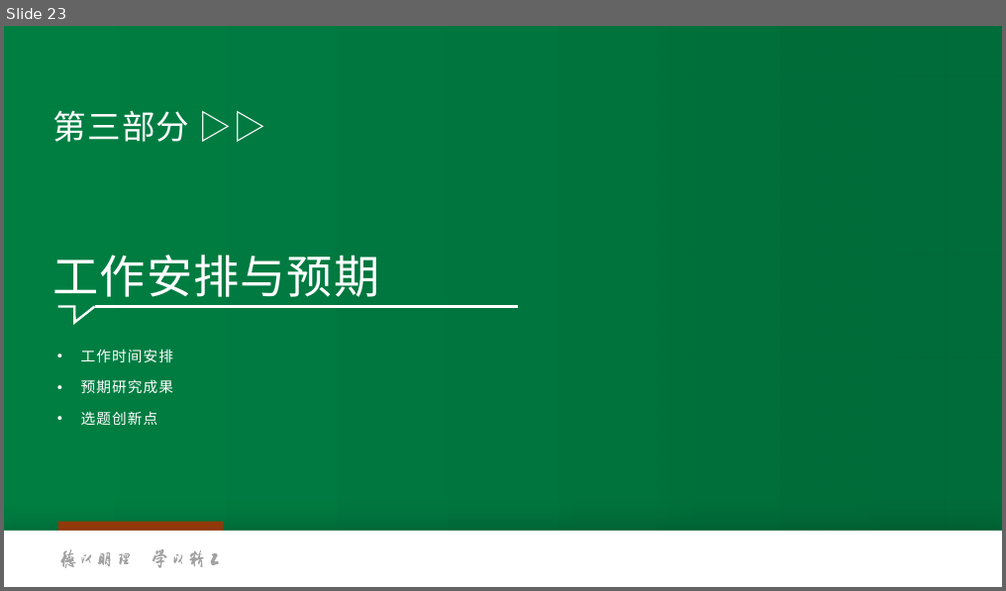
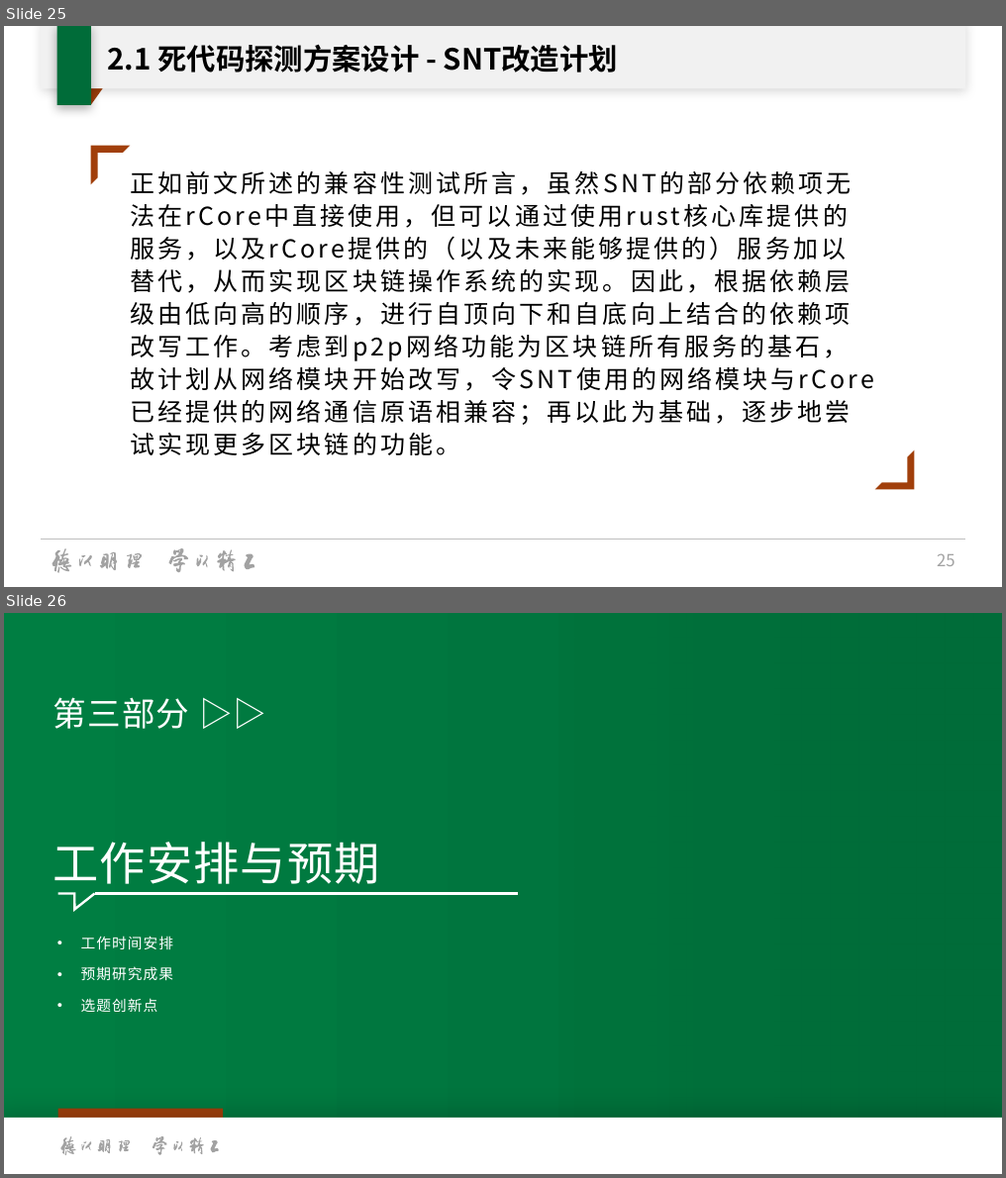
Before and after one commit to oscourse-tsinghua/openingreport-fze2023, a slide deck: slide.pptx. Shown one above the other, each under a label of ours: slide 23 before the commit, slides 25 and 26 after it. The pictures are 1006x591 and 1006x1178 pixels, drawn with LibreOffice and Linux fonts; fonts in the diff are those of the drawing; background and template pictures are left out. Boxes give left, top, right and bottom in pixels: in the first picture for what was removed or moved away, otherwise in the second. Text is boxed around its words. In the diff, an @@ line names an element or a change of style, - is before the commit and + after.

Commit message:
完成所有PPT内容的制作。

```diff
--- a/slide.pptx
+++ b/slide.pptx
@@ slide 25 added at <box>4,26,1002,587</box>, background #FFFFFF @@
@@ rectangle added at <box>40,26,965,89</box>, fill #FFFFFF @@
@@ rectangle added at <box>40,26,965,88</box>, fill #A2A2A2 at 15% opacity @@
@@ rectangle added at <box>57,26,91,105</box>, fill #006C39 @@
@@ title added at <box>108,44,618,73</box>, 28 pt, text #000000, bold @@
+2.1 死代码探测方案设计 - SNT改造计划
@@ parallelogram added at <box>57,66,119,105</box>, fill #A13F0B @@
@@ half frame added at <box>91,146,131,185</box>, fill #A13F0B @@
@@ text added at <box>130,172,850,456</box>, 23.8 pt, text #000000 @@
+正如前文所述的兼容性测试所言，虽然SNT的部分依赖项无法在rCore中直接使用，但可以通过使用rust核心库提供的服务，以及rCore提供的（以及未来能够提供的）服务加以替代，从而实现区块链操作系统的实现。因此，根据依赖层级由低向高的顺序，进行自顶向下和自底向上结合的依赖项改写工作。考虑到p2p网络功能为区块链所有服务的基石，故计划从网络模块开始改写，令SNT使用的网络模块与rCore已经提供的网络通信原语相兼容；再以此为基础，逐步地尝试实现更多区块链的功能。
@@ half frame added at <box>875,451,915,490</box>, fill #A13F0B @@
@@ line added from (40, 539) to (966, 539), #BFBFBF 0.5 pt @@
@@ group added at <box>52,549,255,573</box>: 16 freeform shapes @@
@@ page number added at <box>937,554,955,567</box>, 16 pt, text #A2A2A2 @@
+25
@@ what was slide 23 is now slide 26 @@
```
Also in this commit, not shown: 5 slides changed, 5 other slides added.
